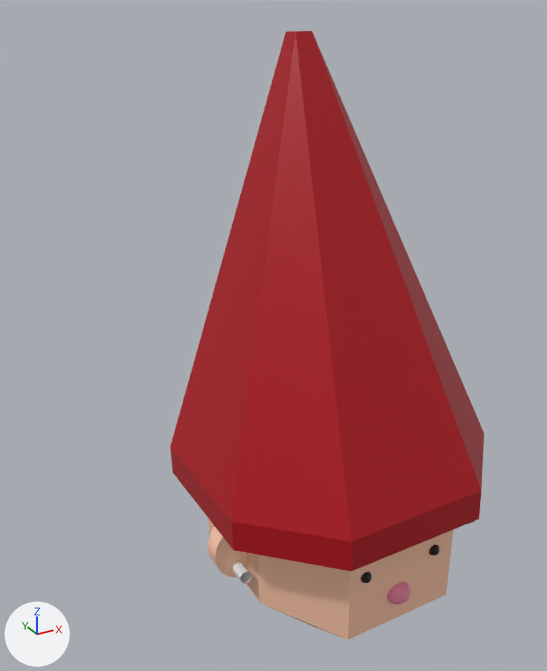
What one commit did to the glTF model src/objects/Eri/Eri.glb.
Camera for both pictures: a 50 mm camera at (-0.566, -0.837, 0.716) aimed at (-0.081, 0.044, 0.276). Arrows for +X, +Y and +Z are at lower left; the lights stay in place.

Names of what the first picture shows: 'earR', 'hat', 'head'.
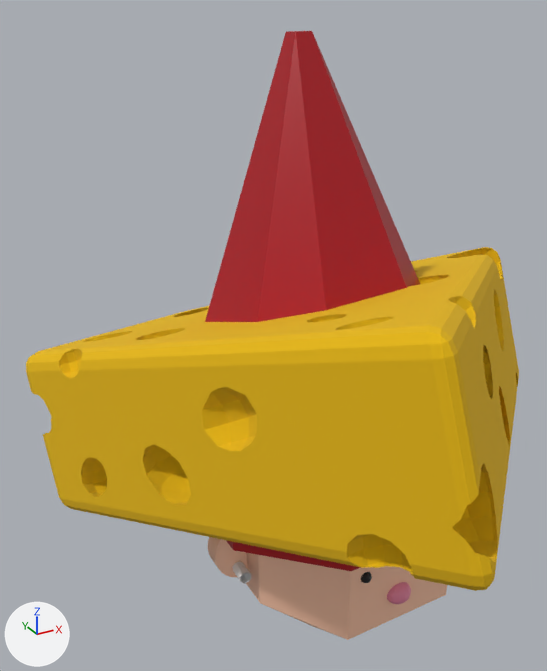
The change, as JSON lines over the scene's bpy script:
```json
{"op": "add", "block": "mat_cheese", "code": ["mat_cheese = principled_material('Cheese')", "mat_cheese.base_color = (0.8, 0.481, 0.0)  # yellow #e7b800", "mat_cheese.roughness = 1.0"]}
{"op": "add", "block": "me_cylinder", "code": ["me_cylinder = bpy.data.meshes.new('Cylinder')", "me_cylinder.from_pydata(...)  # 2059 vertices, 4112 faces; spans x -0.387..0.456, y -0.435..0.374, z -0.052..0.437", "me_cylinder.materials.append(mat_cheese)  # yellow #e7b800"]}
{"op": "add", "block": "ob_cheese", "code": ["ob_cheese = bpy.data.objects.new('cheese', me_cylinder)", "ob_cheese.location = (0.0, 0.0, 0.0)"]}
```

Location of each change, [x1, y1, x2, y2] in pixels of the pictures (547 x 671 px):
```json
{"object": "cheese", "change": "added", "after": [26, 247, 519, 591], "on screen": "yellow"}
{"object": "hat", "change": "unchanged, covered by the edit", "before": [170, 31, 484, 571], "after": [205, 31, 420, 571]}
```
